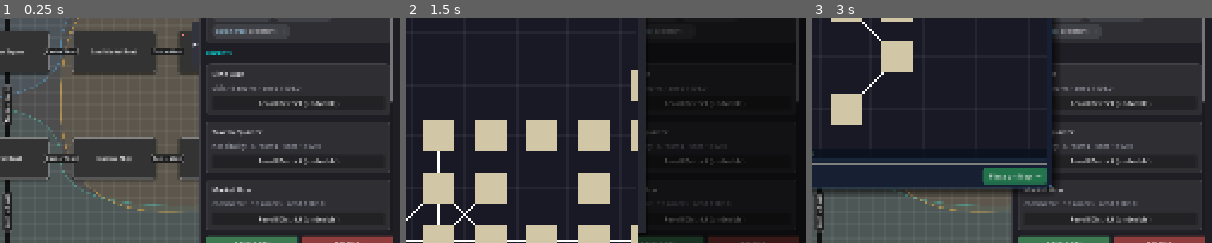
Above: before the commit, frames 1-3 (left to right).
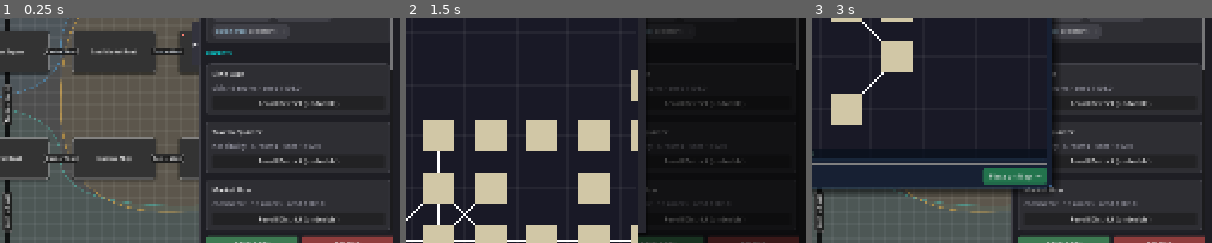
Above: after the commit, the same moments.

Repository: jbax-and-his-ai-pals/008-mud
Game: Godot game, scene res://scenes/Main.tscn
Two runs of this game, one before a commit and one after it. Both use one fixed random seed, a clock stepped at 60 frames per second and the inputs below.
Inputs (mouse positions are % of the whole screen's width and height, from its top left):
- Up to frame 1 (0.25 s): no input
- Up to frame 2 (1.5 s): click (10, 6) at 0.52 s; type "12" at 0.6 s; click "New Region" at 1.25 s
- Up to frame 3 (3 s): click "New Region" at 2 s; click "New District" at 2.75 s
The pictures show only the part of the screen within x 50-100%, y 42-92%; the shares and areas given below are measured in that part.

The runs differ from the first frame. In frame 1, 0.1% of the frame differs, in the area x 97-99%, y 23-38%; in frame 2, 0.1%; in frame 3, 0.1%.

Commit message:
Add wandering (friendly/neutral) NPC spawning alongside hostile monsters
Spawner only ever spawned hostile monsters from a region's spawner_config.
It now has a symmetric _spawn_npcs_in_region: a separate "npc_types"
weight table, its own population cap (counts friendly/neutral NPCs rather
than hostile ones), and its own room-suitability flag ("no_npc_spawn"
instead of "no_monster_spawn") since a room can be fine for wandering
townsfolk but not monsters, or vice versa. Unlike monsters, NPC spawning
isn't blocked by is_location_safe -- a village square is exactly where
wandering NPCs belong. Extracted the shared "pick a suitable room" logic
both now use into _find_suitable_room.

Both categories gained an independent enable flag ("monsters_enabled" /
"npcs_enabled", default true) so a region that doesn't want either can
turn it off without emptying its weight table.

Editor's SpawnerInspector mirrors this: a Monster Weights section and a
new NPC Weights section, each with its own enable checkbox, built from a
shared _build_weight_section instead of the old monster-only, hand-rolled
version.

Covered by 9 new tests plus a full-suite run (3801+280+3, all green).

Co-Authored-By: Claude Sonnet 5 <noreply@anthropic.com>

Diff:
--- a/mud-world-editor/scripts/ui/inspectors/sub_inspectors/SpawnerInspector.gd
+++ b/mud-world-editor/scripts/ui/inspectors/sub_inspectors/SpawnerInspector.gd
@@ -7,7 +7,6 @@
 
 var container: VBoxContainer
 var cur_data: Dictionary
-var spawner_box: VBoxContainer
 
 func build(c: VBoxContainer, data: Dictionary):
 	container = c
@@ -31,41 +30,65 @@
 	hb_lvl.add_child(sb_min); hb_lvl.add_child(InspectorStyle.lbl("-")); hb_lvl.add_child(sb_max)
 	vbox.add_child(hb_lvl)
 
-	vbox.add_child(InspectorStyle.lbl("Monster Weights:", InspectorStyle.COLOR_TEXT_DIM))
-	spawner_box = VBoxContainer.new(); vbox.add_child(spawner_box)
-	var btn_add_m = Button.new(); btn_add_m.text="Add Monster"; InspectorStyle.apply_button_style(btn_add_m, InspectorStyle.COLOR_SUCCESS.darkened(0.2))
-	btn_add_m.pressed.connect(func():
-		if not sp.has("monster_types"): sp.monster_types = {}
-		sp.monster_types["new_monster"] = 1.0
-		_refresh_spawner_box(); data_modified.emit()
+	vbox.add_child(HSeparator.new())
+	_build_toggle(vbox, sp, "monsters_enabled", "Spawn Monsters")
+	_build_weight_section(vbox, sp, "monster_types", "Monster Weights:", "Add Monster", "new_monster")
+
+	vbox.add_child(HSeparator.new())
+	_build_toggle(vbox, sp, "npcs_enabled", "Spawn Wandering NPCs")
+	_build_weight_section(vbox, sp, "npc_types", "NPC Weights:", "Add NPC", "new_npc")
+
+# A region that doesn't want ambient monsters or wandering NPCs at all
+# (e.g. a quiet instanced puzzle room) can turn either off without having
+# to empty out its weight table -- World.Spawner checks these flags before
+# doing any spawn work for that category.
+func _build_toggle(vbox: VBoxContainer, sp: Dictionary, key: String, label: String):
+	var cb := CheckBox.new()
+	cb.text = label
+	cb.button_pressed = bool(sp.get(key, true))
+	cb.toggled.connect(func(pressed): sp[key] = pressed; data_modified.emit())
+	vbox.add_child(cb)
+
+func _build_weight_section(vbox: VBoxContainer, sp: Dictionary, config_key: String, label: String, add_button_text: String, new_entry_key: String):
+	vbox.add_child(InspectorStyle.lbl(label, InspectorStyle.COLOR_TEXT_DIM))
+	var box := VBoxContainer.new(); vbox.add_child(box)
+
+	var refresh: Callable
+	refresh = func():
+		for c in box.get_children(): c.queue_free()
+		var types: Dictionary = sp.get(config_key, {})
+		for entry_id in types:
+			box.add_child(_create_weight_row(types, entry_id, refresh))
+
+	var btn_add := Button.new(); btn_add.text = add_button_text
+	InspectorStyle.apply_button_style(btn_add, InspectorStyle.COLOR_SUCCESS.darkened(0.2))
+	btn_add.pressed.connect(func():
+		if not sp.has(config_key): sp[config_key] = {}
+		sp[config_key][new_entry_key] = 1.0
+		refresh.call(); data_modified.emit()
 	)
-	vbox.add_child(btn_add_m)
-	_refresh_spawner_box()
+	vbox.add_child(btn_add)
+	refresh.call()
 
-func _refresh_spawner_box():
-	for c in spawner_box.get_children(): c.queue_free()
-	var sp = cur_data.get("spawner", {})
-	var types = sp.get("monster_types", {})
+func _create_weight_row(types: Dictionary, entry_id: String, refresh: Callable) -> PanelContainer:
+	var panel = PanelContainer.new()
+	var s = StyleBoxFlat.new(); s.bg_color = Color(0.12, 0.12, 0.14); s.set_corner_radius_all(4)
+	panel.add_theme_stylebox_override("panel", s)
+	var hb = HBoxContainer.new()
+	panel.add_child(hb)
 
-	for m_id in types:
-		var panel = PanelContainer.new()
-		var s = StyleBoxFlat.new(); s.bg_color = Color(0.12, 0.12, 0.14); s.set_corner_radius_all(4)
-		panel.add_theme_stylebox_override("panel", s)
-		var hb = HBoxContainer.new()
-		panel.add_child(hb)
+	var ed = LineEdit.new(); ed.text = entry_id; ed.size_flags_horizontal=Control.SIZE_EXPAND_FILL
+	ed.flat=true; InspectorStyle.apply_input_style(ed); ed.add_theme_stylebox_override("normal", StyleBoxEmpty.new())
+	ed.text_submitted.connect(func(t):
+		if t != entry_id: var v=types[entry_id]; types.erase(entry_id); types[t]=v; refresh.call(); data_modified.emit()
+	)
+	hb.add_child(ed)
 
-		var ed = LineEdit.new(); ed.text = m_id; ed.size_flags_horizontal=Control.SIZE_EXPAND_FILL
-		ed.flat=true; InspectorStyle.apply_input_style(ed); ed.add_theme_stylebox_override("normal", StyleBoxEmpty.new())
-		ed.text_submitted.connect(func(t):
-			if t != m_id: var v=types[m_id]; types.erase(m_id); types[t]=v; _refresh_spawner_box(); data_modified.emit()
-		)
-		hb.add_child(ed)
+	var sb = SpinBox.new(); sb.step=0.1; sb.value=types[entry_id]
+	InspectorStyle.apply_input_style(sb)
+	sb.value_changed.connect(func(v): types[entry_id]=v; data_modified.emit())
+	hb.add_child(sb)
 
-		var sb = SpinBox.new(); sb.step=0.1; sb.value=types[m_id]
-		InspectorStyle.apply_input_style(sb)
-		sb.value_changed.connect(func(v): types[m_id]=v; data_modified.emit())
-		hb.add_child(sb)
-
-		var d = Button.new(); d.text="x"; d.flat=true; d.pressed.connect(func(): types.erase(m_id); _refresh_spawner_box(); data_modified.emit())
-		hb.add_child(d)
-		spawner_box.add_child(panel)
+	var d = Button.new(); d.text="x"; d.flat=true; d.pressed.connect(func(): types.erase(entry_id); refresh.call(); data_modified.emit())
+	hb.add_child(d)
+	return panel
Not shown, changed: server/engine/world/spawner.py
Not shown, added: server/tests/singles/test_spawner_npcs.py
